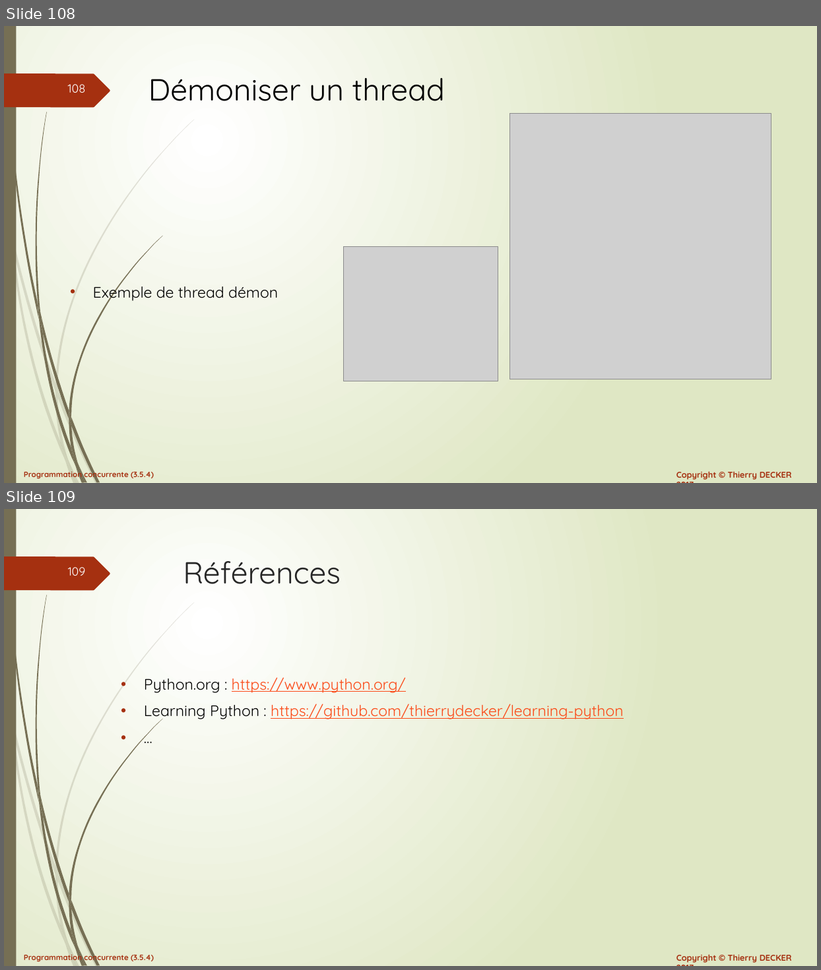
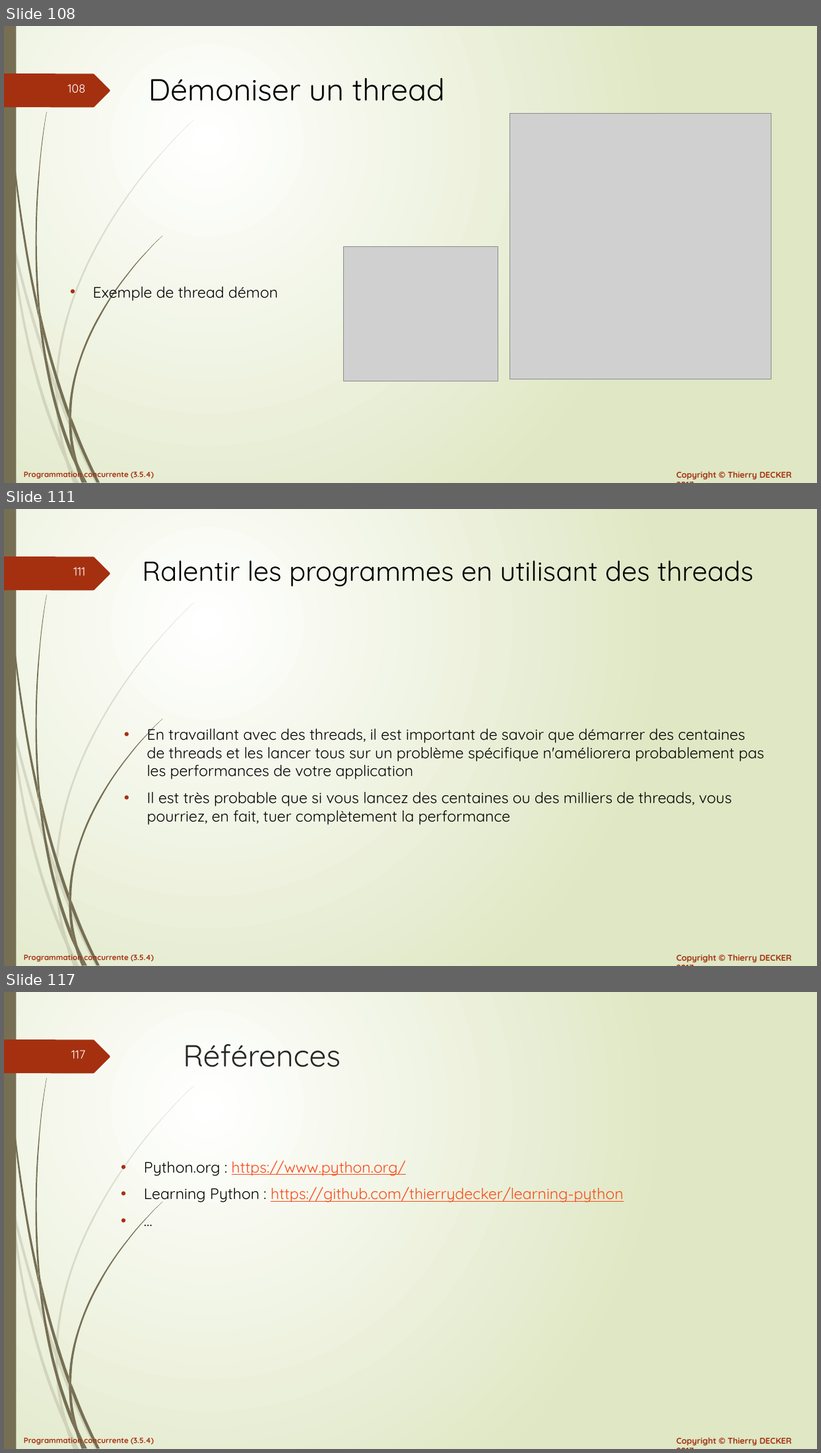
Before and after one commit to VikmanTheRacoon/learning-python, a slide deck: documentations/python-103.pptx. Shown one above the other, each under a label of ours: slides 108 and 109 before the commit, slides 108, 111 and 117 after it; the slides between them are not shown. The pictures are 821x970 and 821x1453 pixels, drawn with LibreOffice and Linux fonts; fonts in the diff are those of the drawing; grey boxes stand for pictures. Boxes give left, top, right and bottom in pixels: in the first picture for what was removed or moved away, otherwise in the second. Text is boxed around its words. In the diff, an @@ line names an element or a change of style, - is before the commit and + after.

```diff
--- a/documentations/python-103.pptx
+++ b/documentations/python-103.pptx
@@ slide 111 added at (4,509,817,966), background gradient #FFFFFF to #DFE8C4; not listed: 27 template elements that a slide beside it also shows @@
@@ title added at (142,560,754,587), 32.4 pt, text #000000 @@
+Ralentir les programmes en utilisant des threads
@@ text added at (147,724,764,825), 18 pt, text #000000 @@
+• En travaillant avec des threads, il est important de savoir que démarrer des centaines de threads et les lancer tous sur un problème spécifique n'améliorera probablement pas les performances de votre application
+• Il est très probable que si vous lancez des centaines ou des milliers de threads, vous pourriez, en fait, tuer complètement la performance
@@ what was slide 109 is now slide 117 @@
@@ page number at (71,1050,85,1059): text changed @@
-109
+117
```
Also in this commit, not shown: 7 other slides added, 1 other file.
